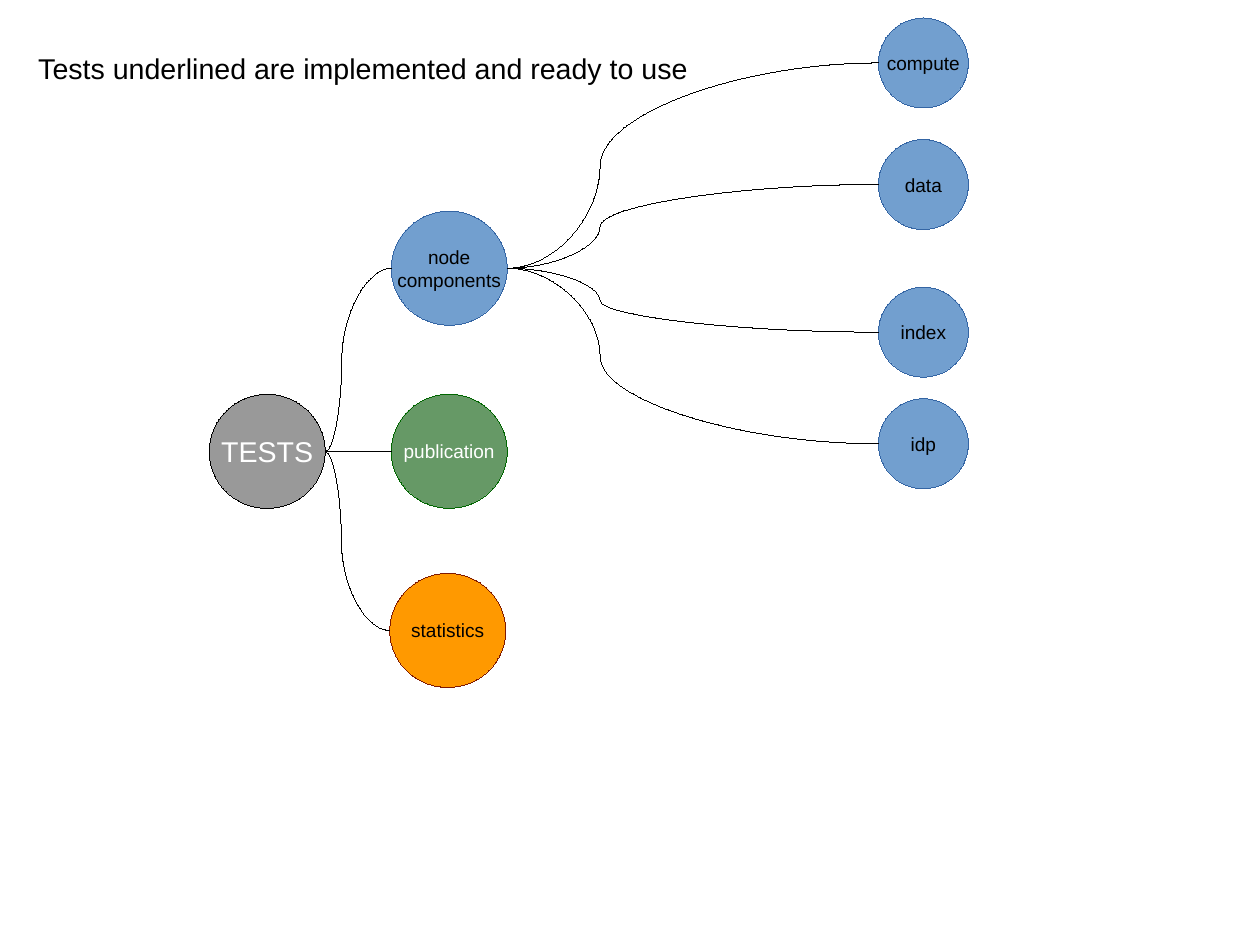
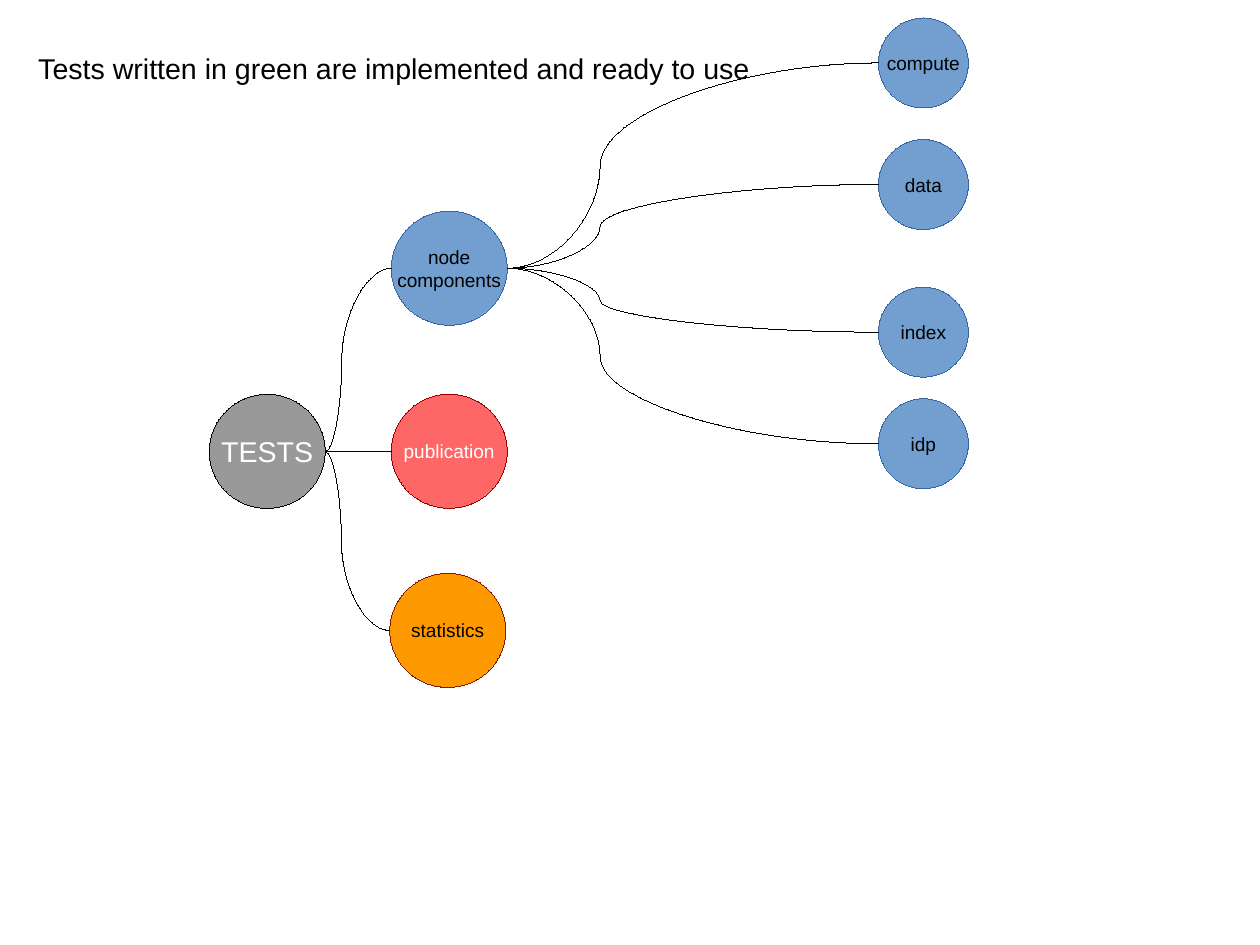
Before and after one commit to ESGF/esgf-test-suite, a slide deck: slide 1 of esgf-test-suite/doc/test_plan.odp. Drawn at 1260x945 pixels with LibreOffice and Linux fonts; fonts in the diff are those of the drawing. Boxes give left, top, right and bottom in pixels: in the first picture for what was removed or moved away, otherwise in the second. Text is boxed around its words. In the diff, an @@ line names an element or a change of style, - is before the commit and + after.

```diff
--- a/esgf-test-suite/doc/test_plan.odp
+++ b/esgf-test-suite/doc/test_plan.odp
@@ text at (38,58,749,85): text changed @@
-Tests underlined are implemented and ready to use
+Tests written in green are implemented and ready to use
@@ ellipse "publication" at (391,394,507,509): fill #669966 to #FF6666; outline #006600 0 pt to #990000 0 pt @@
```
Also in this commit, not shown: 4 other slides changed, 4 other files.
